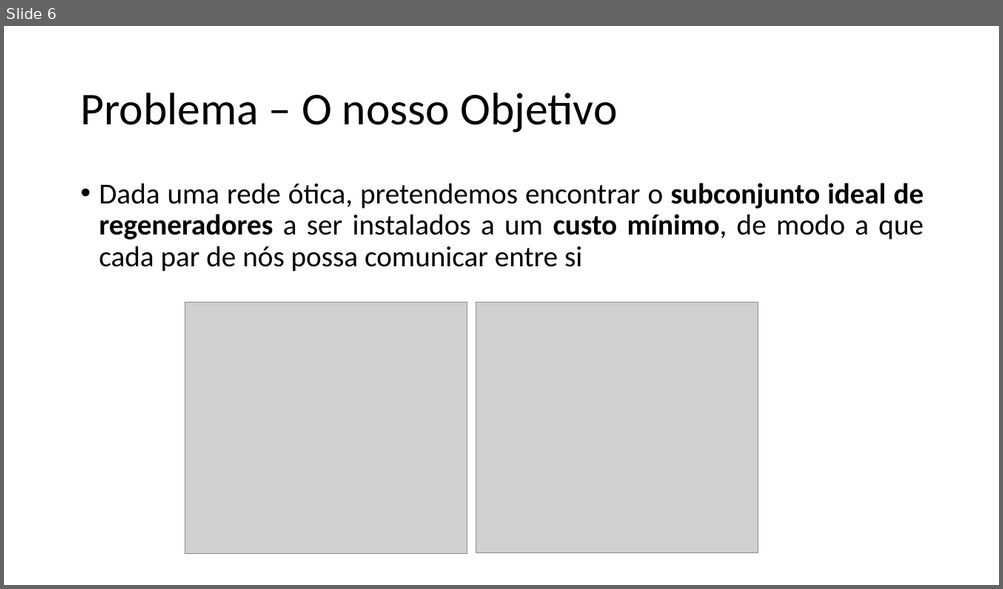
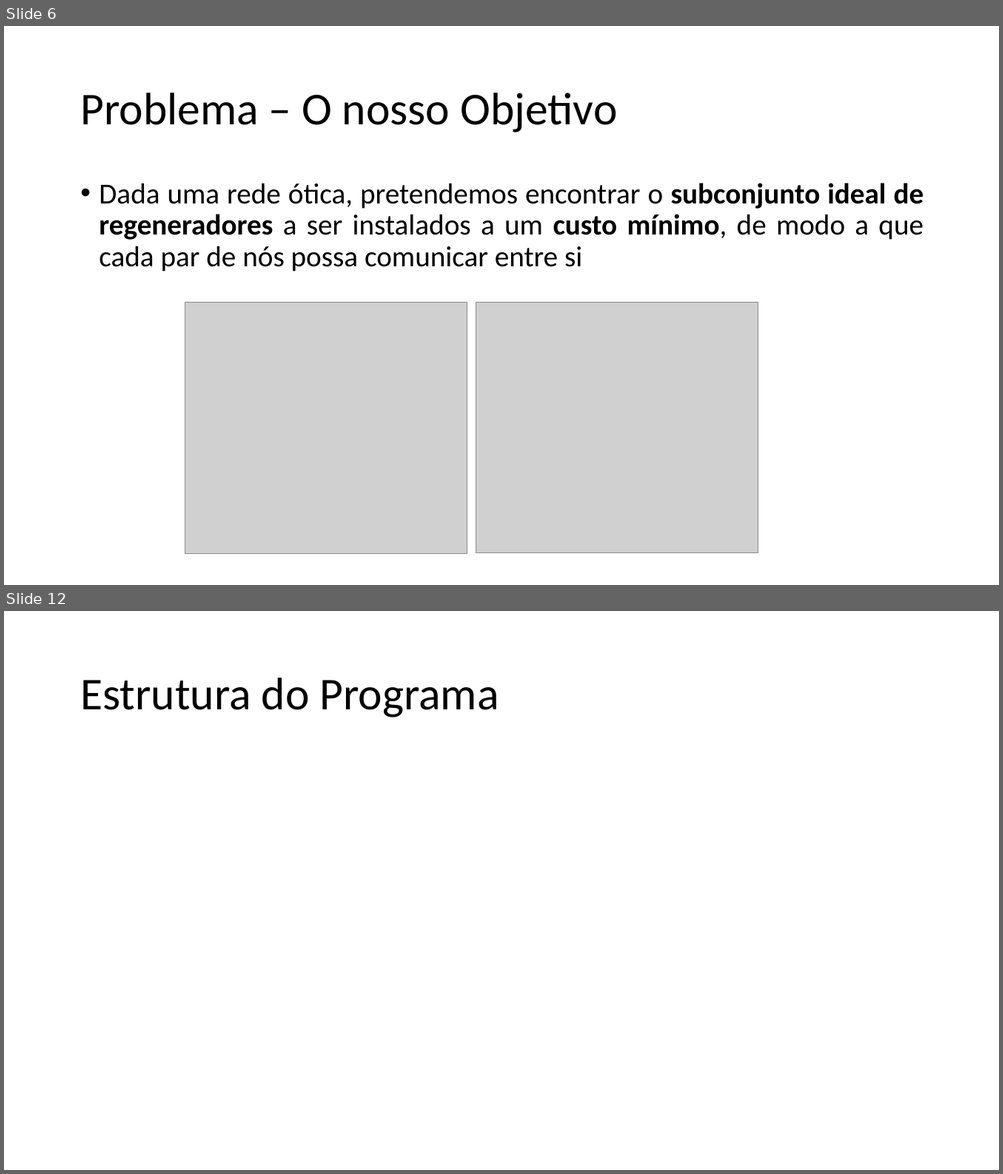
Before and after one commit to xQsme/RLP_Qt, a slide deck: powerpoint_defesa.pptx. Shown one above the other, each under a label of ours: slide 6 before the commit, slides 6 and 12 after it; the slides between them are not shown. The pictures are 1003x589 and 1003x1174 pixels, drawn with LibreOffice and Linux fonts; fonts in the diff are those of the drawing; grey boxes stand for pictures. Boxes give left, top, right and bottom in pixels: in the first picture for what was removed or moved away, otherwise in the second. Text is boxed around its words. In the diff, an @@ line names an element or a change of style, - is before the commit and + after.

```diff
--- a/powerpoint_defesa.pptx
+++ b/powerpoint_defesa.pptx
@@ slide 12 added at box(4, 611, 999, 1170), background #FFFFFF @@
@@ title added at box(80, 678, 498, 718), 44 pt, text #000000 @@
+Estrutura do Programa
```
Also in this commit, not shown: 4 slides changed, 1 other slide added, 1 slide removed.
